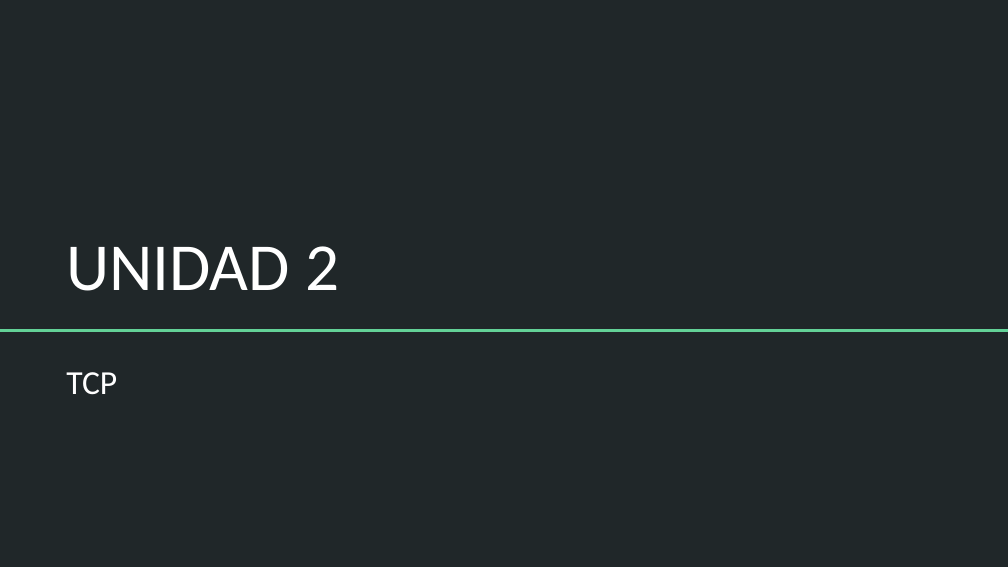
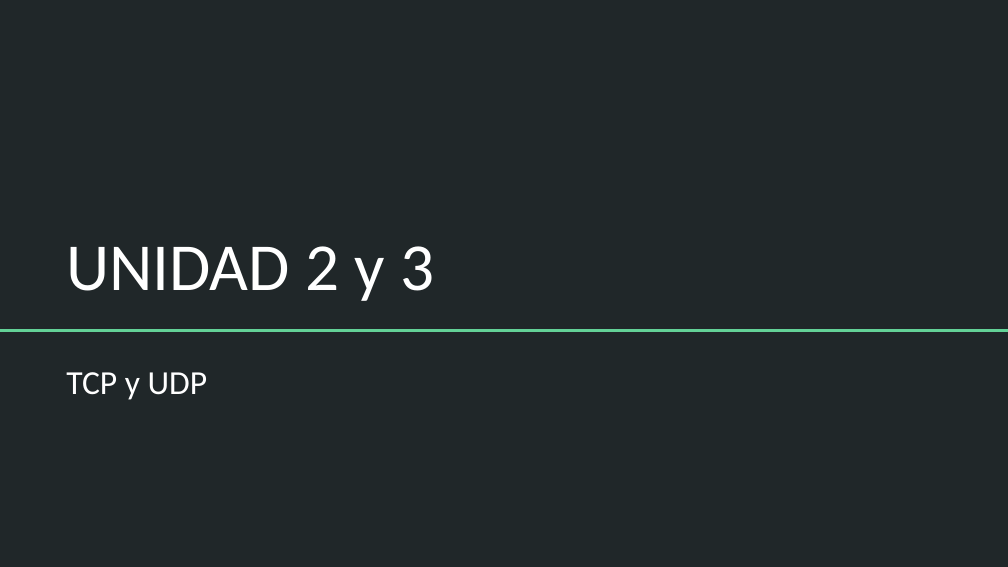
Before and after one commit to Domiciano/ProgramRed192, a slide deck: slide 9 of Clase1/Programa 192.pptx (slide 7 before the commit). Drawn at 1008x567 pixels with LibreOffice and Linux fonts; fonts in the diff are those of the drawing. Boxes give left, top, right and bottom in pixels: in the first picture for what was removed or moved away, otherwise in the second. Text is boxed around its words. In the diff, an @@ line names an element or a change of style, - is before the commit and + after.

```diff
--- a/Clase1/Programa 192.pptx
+++ b/Clase1/Programa 192.pptx
@@ title at (x1=66, y1=246, x2=434, y2=301): text changed @@
-UNIDAD 2
+UNIDAD 2 y 3
@@ subtitle at (x1=66, y1=372, x2=208, y2=400): text changed @@
-TCP
+TCP y UDP
```
Also in this commit, not shown: 1 other slide changed, 13 slides added, 14 slides removed, 1 other file.
